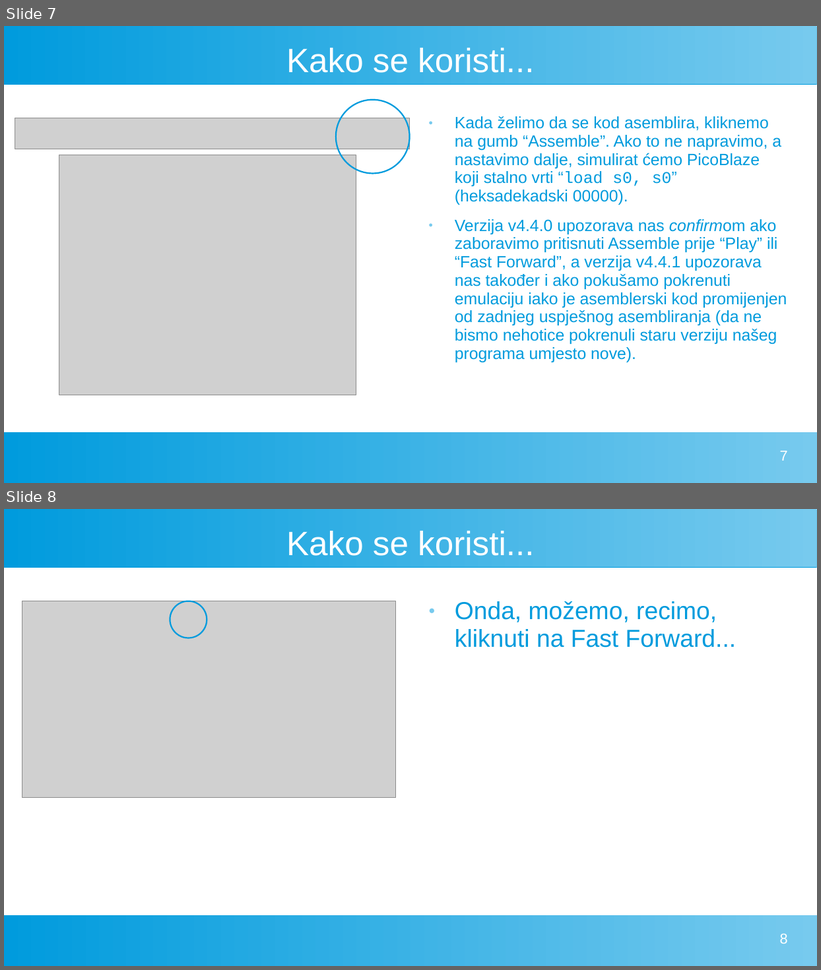
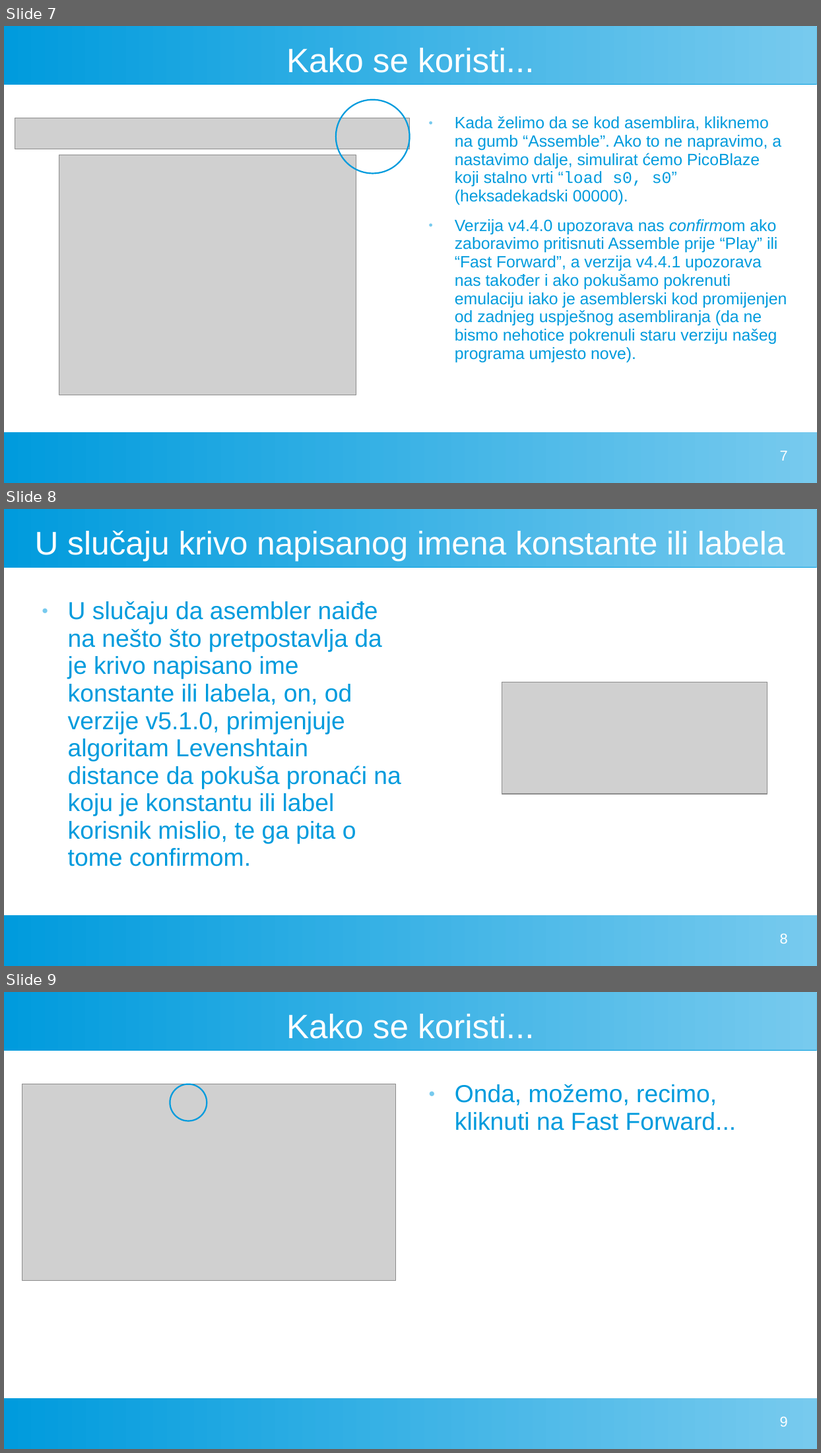
Before and after one commit to FlatAssembler/FlatAssembler.github.io, a slide deck: PicoBlaze/PicoBlaze.ppt. Shown one above the other, each under a label of ours: slides 7 and 8 before the commit, slides 7, 8 and 9 after it. The pictures are 821x970 and 821x1453 pixels, drawn with LibreOffice and Linux fonts; fonts in the diff are those of the drawing; grey boxes stand for pictures. Boxes give left, top, right and bottom in pixels: in the first picture for what was removed or moved away, otherwise in the second. Text is boxed around its words. In the diff, an @@ line names an element or a change of style, - is before the commit and + after.

Commit message:
New version of PicoBlaze (one implementing Levenshtein Distance)

```diff
--- a/PicoBlaze/PicoBlaze.ppt
+++ b/PicoBlaze/PicoBlaze.ppt
@@ slide 8 added at (4, 509, 817, 966), background #FFFFFF; not listed: 2 template elements that a slide beside it also shows @@
@@ title added at (35, 531, 785, 561), 32 pt, text #FFFFFF @@
+U slučaju krivo napisanog imena konstante ili labela
@@ text added at (68, 601, 401, 867), 24 pt, text #009BDD @@
+● U slučaju da asembler naiđe na nešto što pretpostavlja da je krivo napisano ime konstante ili labela, on, od verzije v5.1.0, primjenjuje algoritam Levenshtain distance da pokuša pronaći na koju je konstantu ili label korisnik mislio, te ga pita o tome confirmom.
@@ picture added at (502, 683, 768, 795) @@
@@ page number added at (780, 934, 788, 944), 14 pt, text #FFFFFF @@
+8
@@ what was slide 8 is now slide 9 @@
@@ page number at (780, 1417, 788, 1427): text changed @@
-8
+9
```
Also in this commit, not shown: 1 other file.
